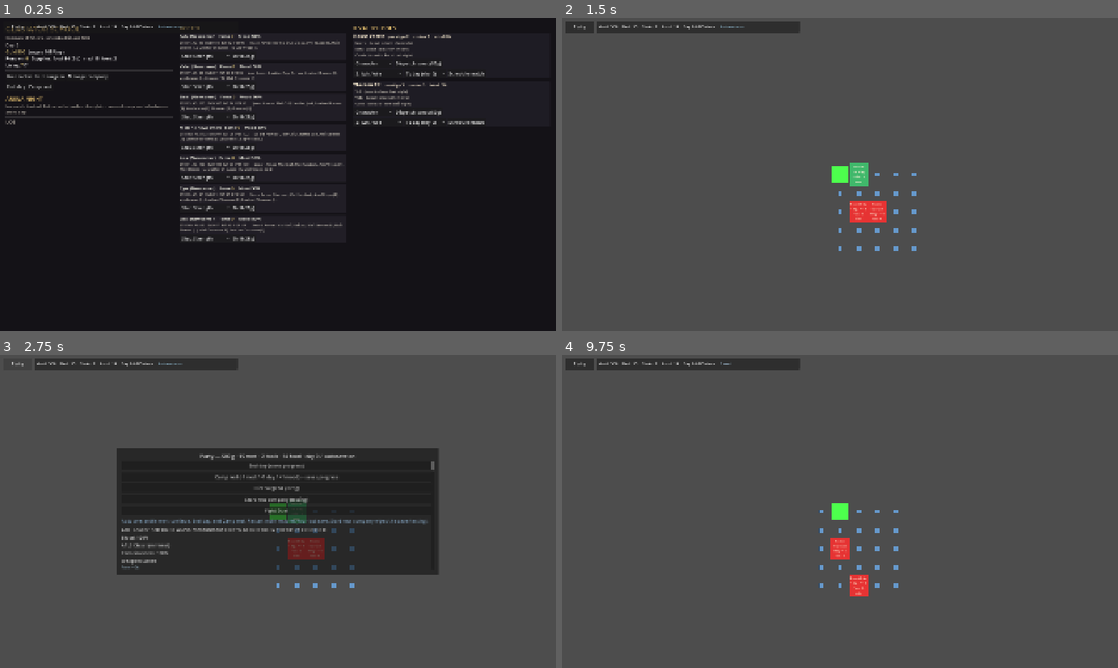
Above: before the commit, frames 1-4 (two rows, left to right).
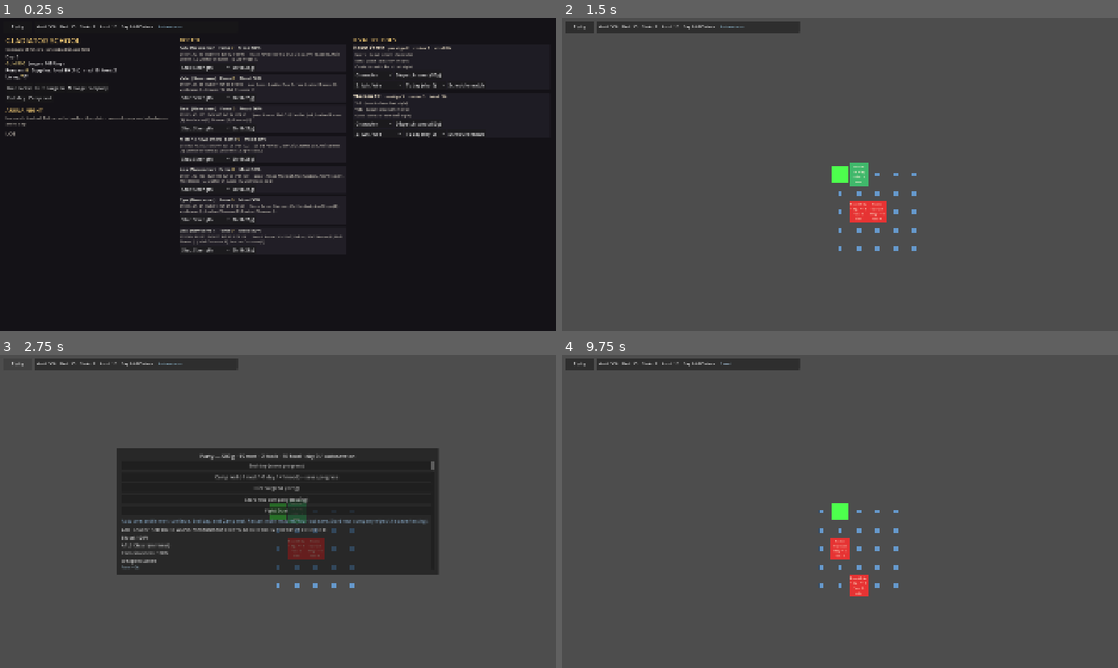
Above: after the commit, the same moments.

Repository: Evernight27/FallenPaths
Game: Godot game, scene res://scenes/gladiator/gladiator.tscn
Two runs of this game, one before a commit and one after it. Both use one fixed random seed, a clock stepped at 60 frames per second and the inputs below.
Inputs:
- Up to frame 1 (0.25 s): no input
- Up to frame 2 (1.5 s): click "Party" at 0.5 s; click "Start new company (testing)" at 1.25 s
- Up to frame 3 (2.75 s): click "Party" at 2 s
- Up to frame 4 (9.75 s): click "Start new company (testing)" at 2.75 s; tap Enter at 3.5 s; hold D 3.53-4.25 s; click "1x" at 4.25 s; click "2x" at 5 s; hold S 5.78-6.53 s; hold D 6.53-7.28 s; hold W 7.28-8 s; click "4x" at 8 s; click "Return to camp and finish med…" at 8.75 s; click "Continue (saves progress)" at 9.5 s

The runs differ from the first frame. In frame 1, 9.6% of the frame differs, in the area x 0-88%, y 2-75%; in frame 2, less than 0.1%; in frame 3, less than 0.1%; in frame 4, less than 0.1%.

Commit message:
modularization and ui updates
Former-commit-id: 9a711956e696b7d33cc20f5e9300a426bb57f9c9

Diff:
--- a/scenes/gladiator/gladiator.gd
+++ b/scenes/gladiator/gladiator.gd
@@ -18,6 +18,10 @@
 
 const ARENA_DAY_OPTIONS: int = 5
 
+# The shared root overlay bar (PartySetup "PartyButton" + CompanyHud) lives on UIOverlayLayer
+# above this screen and occupies logical y 10..50, so the columns start below it.
+const TOP_BAR_CLEARANCE: int = 60
+
 @export var dev_research_feel: bool = false
 
 @export var dev_hit_summary: bool = true
@@ -116,7 +120,7 @@
 
     var margin := MarginContainer.new()
     margin.add_theme_constant_override("margin_left", 20)
-    margin.add_theme_constant_override("margin_top", 20)
+    margin.add_theme_constant_override("margin_top", TOP_BAR_CLEARANCE)
     margin.add_theme_constant_override("margin_right", 20)
     margin.add_theme_constant_override("margin_bottom", 20)
     root_panel.add_child(margin)
@@ -323,6 +327,10 @@
             continue
         var node: Node = node_ref as Node
         if node.has_method("is_dead") and node.is_dead():
+            continue
+        # XSurgeon: medical staff are not fighters and hold no lineup slot, so they are not
+        # part of the school roster. They stay visible in the party view.
+        if PlayerCompanionSetup.member_is_surgeon(node):
             continue
         _roster_box.add_child(_build_member_row(node, snap))
 
@@ -862,6 +870,9 @@
         var node: Node = node_ref as Node
         if node.has_method("is_dead") and node.is_dead():
             continue
+        # XSurgeon: medical staff never enter a bout lineup, so they are not a lineup preset.
+        if PlayerCompanionSetup.member_is_surgeon(node):
+            continue
         var m_name: String = str((m as Dictionary).get("name", ""))
         if m_name.is_empty():
             continue
--- a/ui/company/PartyMenu.gd
+++ b/ui/company/PartyMenu.gd
@@ -672,10 +672,20 @@
 
 
 ## Append the per-member drill buttons (Train STR/AGI/INT/END/PER) to a member row.
+## XSurgeon: medical staff are shown in the party view but take no fighter drills, so their row
+## gets a plain staff note instead of the STR/AGI/INT/END/PER buttons.
 func _append_train_row(v: VBoxContainer, node_ref: Node) -> void:
     if _world == null:
         return
     if not CompanyState.read_stub_proficiency_enabled():
+        return
+    if PlayerCompanionSetup.member_is_surgeon(node_ref):
+        var staff_lbl := Label.new()
+        staff_lbl.text = "Surgeon — medical staff, no combat drills"
+        staff_lbl.add_theme_font_size_override("font_size", 11)
+        staff_lbl.add_theme_color_override("font_color", Color(0.6, 0.85, 0.7))
+        PartyRowFormatter.configure_wrapped_label(staff_lbl)
+        v.add_child(staff_lbl)
         return
     var box := HBoxContainer.new()
     box.add_theme_constant_override("separation", 4)
--- a/ui/company/PartyRowFormatter.gd
+++ b/ui/company/PartyRowFormatter.gd
@@ -138,10 +138,15 @@
 
 
 ## IV-11 slice 7: roster name suffix for party leader (`PartyMenu`).
+## XSurgeon: medical staff are labelled as such so they read as staff rather than an unlabeled,
+## weaponless fighter. They are never the party leader, so the leader branch is checked first.
 static func format_party_role_suffix(member: Dictionary) -> String:
+    var node_ref: Variant = member.get("node_ref")
+    if is_instance_valid(node_ref) and node_ref is Node:
+        if PlayerCompanionSetup.member_is_surgeon(node_ref as Node):
+            return " · Surgeon"
     if member.get(DataKeys.COMBATANT_IS_PARTY_LEADER, false):
         return " · Leader"
-    var node_ref: Variant = member.get("node_ref")
     if is_instance_valid(node_ref) and node_ref is Node and node_ref.get(DataKeys.COMBATANT_IS_PARTY_LEADER) == true:
         return " · Leader"
     return ""
--- a/world/CompanyCamp.gd
+++ b/world/CompanyCamp.gd
@@ -86,12 +86,23 @@
             EntityProficiency.merge_weapon_training_pending(entity)
 
 
+## XSurgeon: medical staff never fight, so they take no combat drills (stat, form, or weapon).
+## Single gate for every drill surface -- the party menu's stat buttons and the gladiator school's
+## full drill chooser both read can_train_*, so this is where the surgeon is kept out of the
+## fighter drill tree. The surgeon still appears in the party view as staff; they just have no
+## fighter drills and no lineup.
+static func member_takes_fighter_drills(node_ref: Node) -> bool:
+    if node_ref == null or not is_instance_valid(node_ref):
+        return false
+    return not PlayerCompanionSetup.member_is_surgeon(node_ref)
+
+
 static func can_train_stat(world: Node2D, node_ref: Node, stat: String) -> bool:
     if not _get_state().read_stub_proficiency_enabled():
         return false
     if stat not in TRAIN_STATS:
         return false
-    if node_ref == null or not is_instance_valid(node_ref):
+    if not member_takes_fighter_drills(node_ref):
         return false
     return _get_economy().get_gold(world) >= _get_economy().TRAIN_GOLD_COST
 
@@ -131,7 +142,7 @@
         return false
     if not form or not str(form).strip_edges():
         return false
-    if node_ref == null or not is_instance_valid(node_ref):
+    if not member_takes_fighter_drills(node_ref):
         return false
     return _get_economy().get_gold(world) >= _get_economy().TRAIN_GOLD_COST
 
@@ -172,7 +183,7 @@
         return false
     if not weapon_id or not str(weapon_id).strip_edges():
         return false
-    if node_ref == null or not is_instance_valid(node_ref):
+    if not member_takes_fighter_drills(node_ref):
         return false
     return _get_economy().get_gold(world) >= _get_economy().TRAIN_GOLD_COST
 
--- a/world/CompanyEconomy.gd
+++ b/world/CompanyEconomy.gd
@@ -14,8 +14,8 @@
 ## Victory med resupply per successful contract — offsets medical supply consumption from post-battle healing.
 const CONTRACT_VICTORY_MED_RESUPPLY: int = 4
 const DEFAULT_TOOL_SUPPLIES: int = 2
-## Starting food for 7-member company at 1g/day consumption = 14 days of self-sufficiency without resupply.
-const DEFAULT_FOOD_SUPPLIES: int = 14
+## Starting food for 7-member company at 1 food/member/day consumption = 10 days of self-sufficiency without resupply.
+const DEFAULT_FOOD_SUPPLIES: int = 10
 const FOOD_PER_MEMBER_PER_DAY: int = 1
 const DEFAULT_RENOWN: int = 0
 const DEFAULT_DAY_INDEX: int = 0
--- a/world/CompanyState.gd
+++ b/world/CompanyState.gd
@@ -26,7 +26,7 @@
 const DEFAULT_MEDICAL_SUPPLIES: int = 15
 const CONTRACT_VICTORY_MED_RESUPPLY: int = 4
 const DEFAULT_TOOL_SUPPLIES: int = 2
-const DEFAULT_FOOD_SUPPLIES: int = 14
+const DEFAULT_FOOD_SUPPLIES: int = 10
 const FOOD_PER_MEMBER_PER_DAY: int = 1
 const DEFAULT_RENOWN: int = 0
 const DEFAULT_DAY_INDEX: int = 0
